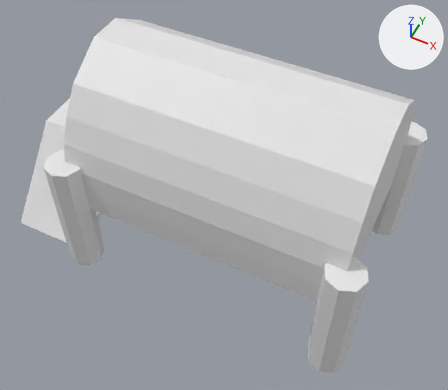
What one commit did to the FBX model Assets/resources/meshes/nali_cow_shed.fbx.
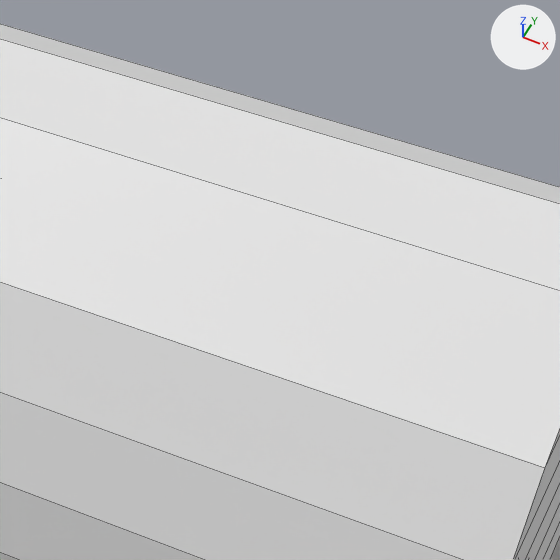
Old and new are each drawn whole from a 50 mm camera at (2.43, -4.24, 5.97) aimed at (0.43, -0.24, 0.97) and again close up on the part from 42% to 85% of the width and 7% to 56% of the height. Lighting does not change. The marker at upper right points along +X, +Y and +Z. The close-ups show mesh edges as thin lines. Where no turn or scale is listed for an object, it has been applied to the vertices.

The first close-up shows 'shelter'.
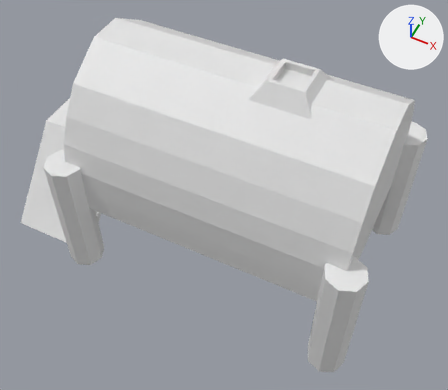
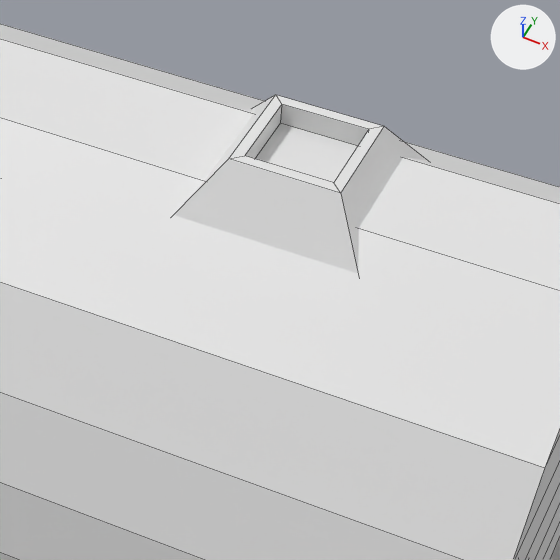
Commit message: Made nali cows require cabbages

Diff of the bpy script that builds the scene:
```diff
--- a/Assets/resources/meshes/nali_cow_shed.fbx.py
+++ b/Assets/resources/meshes/nali_cow_shed.fbx.py
@@ me_cube_008 @@
+me_cube_008.from_pydata([(0.143, 0.143, -0.521), (0.143, -0.143, -0.521), (-0.143, 0.143, -0.521), (-0.143, -0.143, -0.521)], [], [(0, 2, 3, 1)])
@@ me_cube_003 @@
+me_cube_003.from_pydata([(0.179, -0.179, -0.45), (0.32, -0.32, -0.65), (0.179, 0.179, -0.45), (0.32, 0.32, -0.65), (-0.179, -0.179, -0.45), (-0.32, -0.32, -0.65), (-0.179, 0.179, -0.45), (-0.32, 0.32, -0.65), (0.143, 0.143, -0.45), (0.143, -0.143, -0.45), (-0.143, 0.143, -0.45), (-0.143, -0.143, -0.45), (0.143, 0.143, -0.521), (0.143, -0.143, -0.521), (-0.143, 0.143, -0.521), (-0.143, -0.143, -0.521)], [], [(0, 1, 3, 2), (2, 3, 7, 6), (6, 7, 5, 4), (4, 5, 1, 0), (4, 0, 9, 11), (7, 3, 1, 5), (11, 9, 13, 15), (2, 6, 10, 8), (0, 2, 8, 9), (6, 4, 11, 10), (8, 10, 14, 12), (10, 11, 15, 14), (9, 8, 12, 13)])
@@ ob_input_inside @@
+ob_input_inside = bpy.data.objects.new('input_inside', me_cube_008)
+ob_input_inside.location = (1.0, 0.0, 3.05)
@@ ob_input @@
+ob_input = bpy.data.objects.new('input', me_cube_003)
+ob_input.location = (1.0, 0.0, 3.05)
```

What differs and where, as boxes (x1, y1, x2, y2) in the close-ups (560 x 560 px):
'input', added: after (174, 95, 427, 273)
'input_inside', added: after (255, 123, 358, 183)
